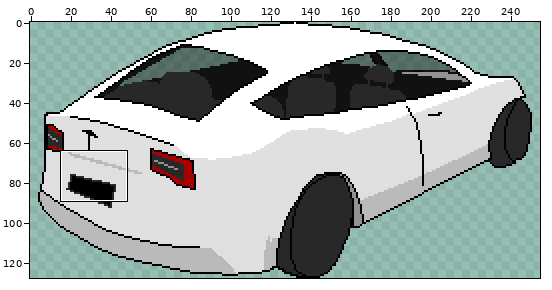
File history of a pixel-art file, src/car-turn-2.aseprite. Above, an overview of the earlier version with the close-up marked.
Close-up. Earlier state:
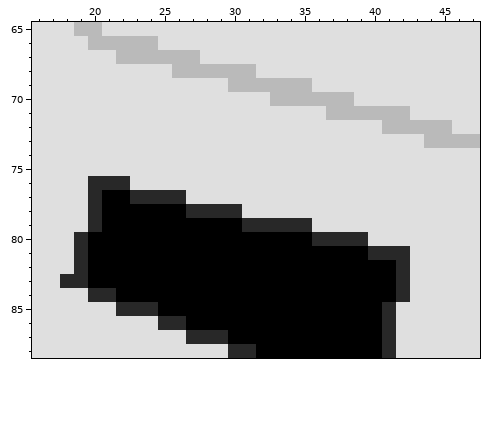
256x128 pixels, 1 frame. Colours within 5 levels of each other are drawn and written as one. Shown: x 16..47, y 65..88. The wide view leaves out empty margins.
Once edited:
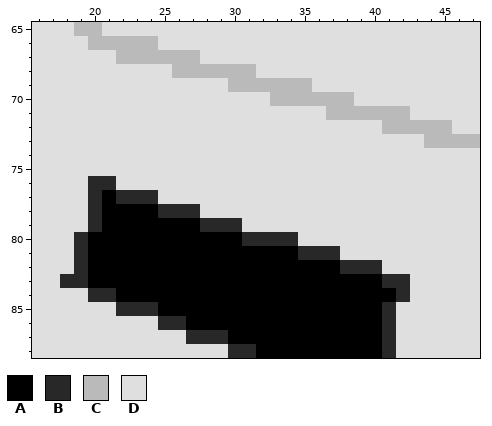
Palette (. is transparent): A #000000  B #282828  C #bababa  D #dfdfdf
Changes in this commit:
{"where": "layer \"Layer 3\""}
{"y":76,"x":22,"old":"B","new":"D"}
{"y":77,"x":22,"old":"A","new":"B"}
{"y":77,"x":25,"old":"BB","new":"DD"}
{"y":78,"x":25,"old":"AA","new":"BB"}
{"y":78,"x":28,"old":"BBB","new":"DDD"}
{"y":79,"x":28,"old":"AAABBBBB","new":"BBBDDDDD"}
{"y":80,"x":31,"old":"AAAAABBBB","new":"BBBBDDDDD"}
{"y":81,"x":35,"old":"AAAAABBB","new":"BBBDDDDD"}
{"y":82,"x":38,"old":"AAAAB","new":"BBBDD"}
{"y":83,"x":41,"old":"A","new":"B"}
{"label":"changed","picture_box":[116,176,410,288]}
